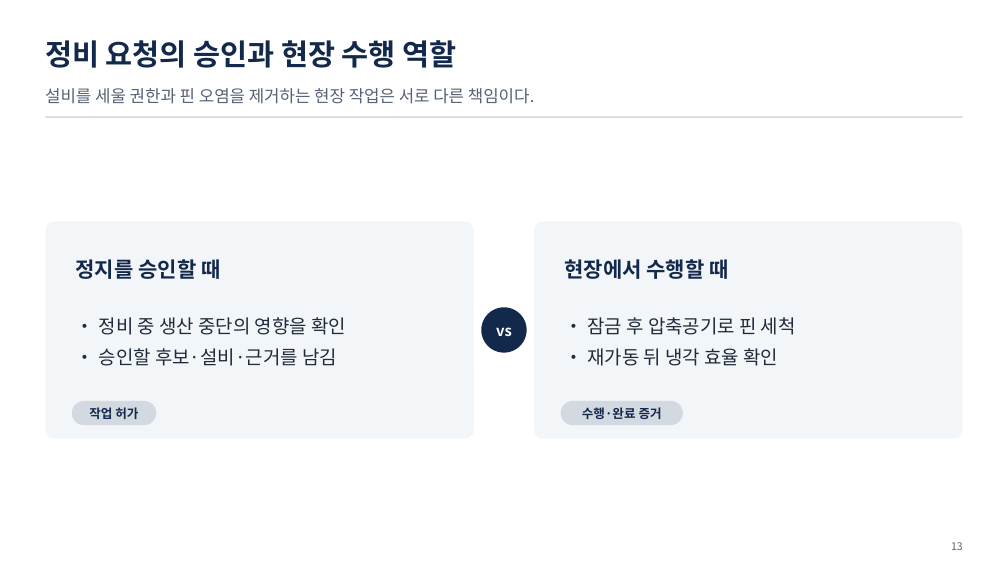
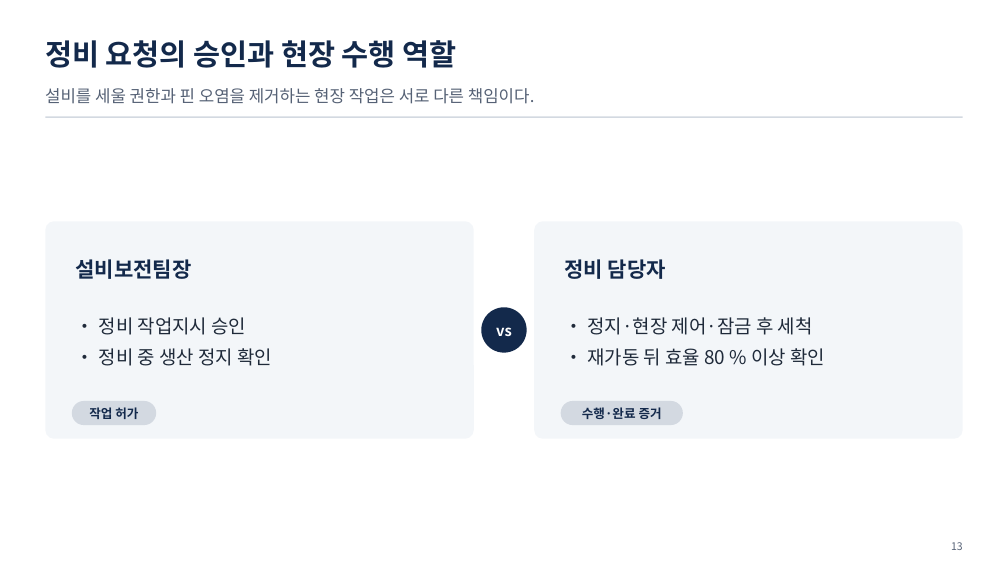
Before and after one commit to uengine-oss/hyd-iot-edu, a slide deck: slide 13 of workspace/강의제작/산출물/통합반/이론/03회차/통합반_03일차.pptx. Drawn at 1008x567 pixels with LibreOffice and Linux fonts; fonts in the diff are those of the drawing. Boxes give left, top, right and bottom in pixels: in the first picture for what was removed or moved away, otherwise in the second. Text is boxed around its words. In the diff, an @@ line names an element or a change of style, - is before the commit and + after.

Commit message:
통합 3회차 첫 단원의 진단·허용·완료 증거를 화면과 발화에 맞춤

```diff
--- a/workspace/강의제작/산출물/통합반/이론/03회차/통합반_03일차.pptx
+++ b/workspace/강의제작/산출물/통합반/이론/03회차/통합반_03일차.pptx
@@ text at <box>75,259,191,279</box>: text changed @@
-정지를 승인할 때
+설비보전팀장
@@ text at <box>564,259,666,279</box>: text changed @@
-현장에서 수행할 때
+정비 담당자
@@ text at <box>99,317,272,366</box>: text changed @@
-• 정비 중 생산 중단의 영향을 확인
-• 승인할 후보·설비·근거를 남김
+• 정비 작업지시 승인
+• 정비 중 생산 정지 확인
@@ text at <box>587,317,825,366</box>: text changed @@
-• 잠금 후 압축공기로 핀 세척
-• 재가동 뒤 냉각 효율 확인
+• 정지·현장 제어·잠금 후 세척
+• 재가동 뒤 효율 80 % 이상 확인
```
Also in this commit, not shown: 7 other slides changed, 9 other files.
